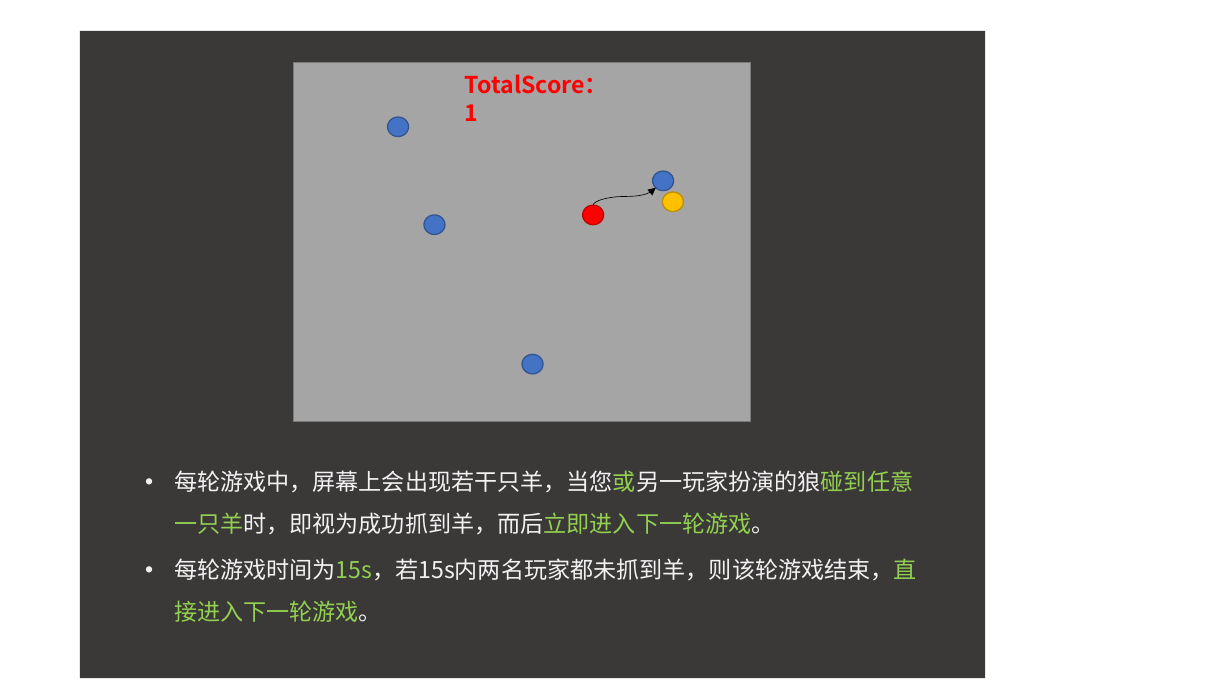
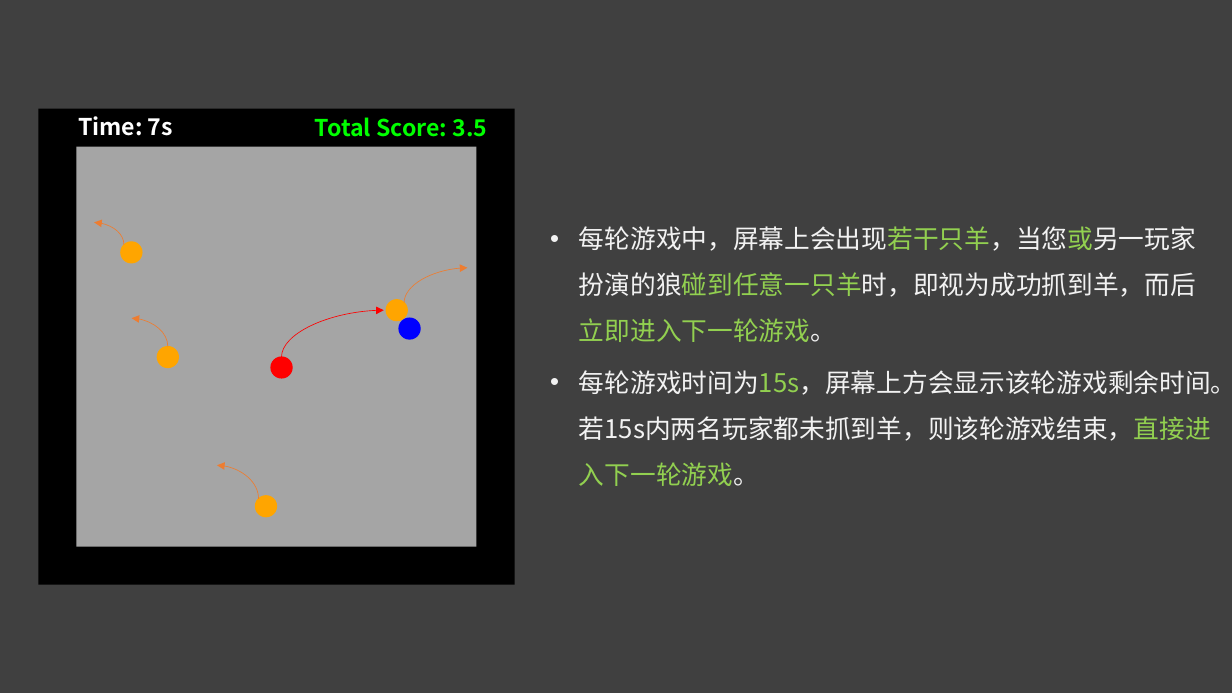
Before and after one commit to ChenyaGu/imagineWeCooperation, a slide deck: slide 2 of pictures/introduction.pptx. Drawn at 1232x693 pixels with LibreOffice and Linux fonts; fonts in the diff are those of the drawing. Boxes give left, top, right and bottom in pixels: in the first picture for what was removed or moved away, otherwise in the second. Text is boxed around its words. In the diff, an @@ line names an element or a change of style, - is before the commit and + after.

```diff
--- a/pictures/introduction.pptx
+++ b/pictures/introduction.pptx
@@ background #FFFFFF to #404040 @@
@@ rectangle removed at box(79, 31, 985, 678) @@
@@ group added at box(39, 108, 515, 584): 5 curved arrows, 4 ellipses, 2 rectangles, 2 texts @@
+Time: 7s
+Total Score: 3.5
@@ text "每轮游戏中，屏幕上会出现若干只羊，当您或另一玩家扮演的狼碰到任意一只羊时，即视为成功抓到羊，而后立即进入下一轮游戏。": place and size @@
-text "每轮游戏中，屏幕上会出现若干只羊，当您或另一玩家扮演的狼碰到任意一只羊时，即视为成功抓到羊，而后立即进入下一轮游戏。" at box(174, 470, 917, 622)
+text "每轮游戏中，屏幕上会出现若干只羊，当您或另一玩家扮演的狼碰到任意一只羊时，即视为成功抓到羊，而后立即进入下一轮游戏。" at box(579, 226, 1232, 486)
@@ group removed at box(294, 63, 750, 422): 4 ellipses, 1 rectangle, 1 text, 1 curved arrow @@
-TotalScore： 1
@@ text at box(579, 226, 1196, 342): size 18 to 20 pt, text colour #F2F2F2 to #92D050 in "每轮游戏中，屏幕上会出现若干只羊，当您或另一玩家扮演的狼碰到任意一只羊时，即视为成功抓到羊，而后立即进入下一轮游戏。" @@
@@ ellipse: place and size @@
-ellipse at box(424, 215, 445, 235)
+ellipse at box(386, 299, 408, 321)
@@ ellipse at box(386, 299, 408, 321): fill #4472C4 to #FFA500; outline #325491 1 pt to #FFA500 1 pt @@
@@ ellipse: place and size @@
-ellipse at box(522, 355, 543, 374)
+ellipse at box(399, 318, 421, 339)
@@ ellipse at box(399, 318, 421, 339): fill #4472C4 to #0000FF; outline #325491 1 pt to #0000FF 1 pt @@
@@ text at box(579, 370, 1232, 486): text changed; size 18 to 20 pt @@
-• 每轮游戏时间为15s，若15s内两名玩家都未抓到羊，则该轮游戏结束，直接进入下一轮游戏。
+• 每轮游戏时间为15s，屏幕上方会显示该轮游戏剩余时间。若15s内两名玩家都未抓到羊，则该轮游戏结束，直接进入下一轮游戏。
```
Also in this commit, not shown: 4 other slides changed, 3 slides removed, 7 other files.
